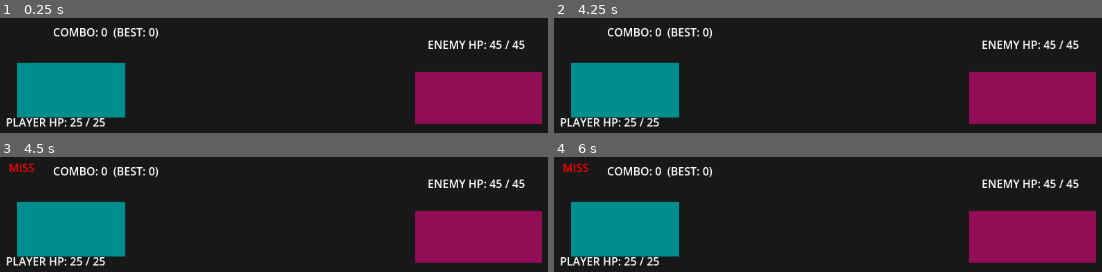
Above: before the commit, frames 1-4 (two rows, left to right).
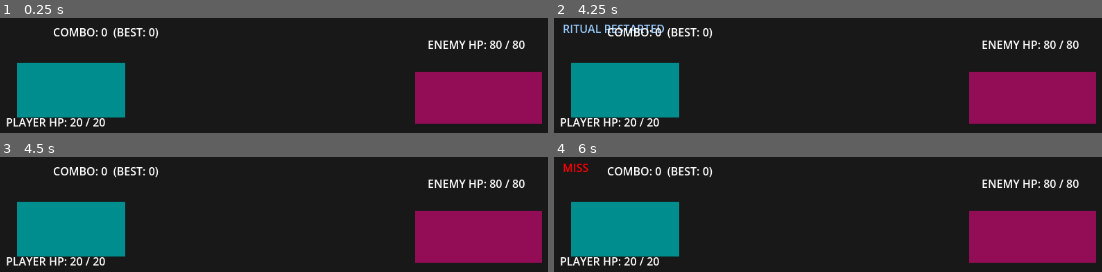
Above: after the commit, the same moments.

Repository: ResonantiaCollective/Project_Dissonance
Game: Godot game, scene res://scenes/test_scenes/TestArena.tscn
Same seed, same stepped clock (60 frames per second), same inputs: the game is played once before the commit and once after it.
Inputs:
- Up to frame 1 (0.25 s): no input
- Up to frame 2 (4.25 s): tap Enter at 0.5 s; hold Space (strike_on_beat) 0.53-1.28 s; tap R (restart_duel, bound only after the commit) at 1.25, 2, 2.75, 3.5, 4.15 s; tap Space (strike_on_beat) at 1.35, 2.85 s; hold Space (strike_on_beat) 2.03-2.78 s; hold Space (strike_on_beat) from 3.53 s (still down)
- Up to frame 3 (4.5 s): release Space (strike_on_beat) at 4.28 s; tap Space (strike_on_beat) at 4.35 s
- Up to frame 4 (6 s): tap R (restart_duel, bound only after the commit) at 5 s; hold Space (strike_on_beat) 5.03-5.78 s; tap Space (strike_on_beat) at 5.85 s

The runs differ from the first frame. In frame 1, 0.3% of the frame differs, in the area x 13-96%, y 19-95%; in frame 2, 1.1%, in the area x 1-96%, y 5-95%; in frame 3, 0.5%; in frame 4, 0.3%.

Commit message:
ADD: Beat Dojo A1 — duel with restart ritual

Diff:
--- a/01_GODOT_PROJECT/resonantia-prototype/project.godot
+++ b/01_GODOT_PROJECT/resonantia-prototype/project.godot
@@ -26,6 +26,11 @@
 "events": [Object(InputEventKey,"resource_local_to_scene":false,"resource_name":"","device":0,"window_id":0,"alt_presse …(189 unchanged characters)…
 ]
 }
+restart_duel={
+"deadzone": 0.2,
+"events": [Object(InputEventKey,"resource_local_to_scene":false,"resource_name":"","device":0,"window_id":0,"alt_pressed":false,"shift_pressed":false,"ctrl_pressed":false,"meta_pressed":false,"pressed":false,"keycode":82,"physical_keycode":0,"key_label":0,"unicode":0,"location":0,"echo":false,"script":null)
+]
+}
 
 [rendering]
 
--- a/01_GODOT_PROJECT/resonantia-prototype/scenes/test_scenes/TestArena.tscn
+++ b/01_GODOT_PROJECT/resonantia-prototype/scenes/test_scenes/TestArena.tscn
@@ -28,7 +28,6 @@
 
 [node name="AudioStreamPlayer" type="AudioStreamPlayer" parent="."]
 stream = ExtResource("2_rmtab")
-max_polyphony = 2
 bus = &"Spectrum"
 
 [node name="BeatFlash" type="ColorRect" parent="."]
--- a/01_GODOT_PROJECT/resonantia-prototype/scripts/core/test_arena.gd
+++ b/01_GODOT_PROJECT/resonantia-prototype/scripts/core/test_arena.gd
@@ -21,11 +21,11 @@
 var combo: int = 0
 var best_combo: int = 0
 
-var enemy_max_hp: int = 45
+var enemy_max_hp: int = 80
 var enemy_hp: int = enemy_max_hp
 var enemy_alive: bool = true
 
-var player_max_hp: int = 25
+var player_max_hp: int = 20
 var player_hp: int = player_max_hp
 var player_alive: bool = true
 
@@ -33,25 +33,26 @@
 const PERFECT_WINDOW := 0.03
 const GOOD_WINDOW := 0.09
 
-var beat_counter: int = 0
-var enemy_attack_interval_beats: int = 8  # enemy attacks every 8 beats
-var enemy_attack_damage: int = 3
+var beat_count: int = 0
+var enemy_attack_every_n_beats: int = 8  # enemy attacks every X beats
 
 func _ready() -> void:
-	print("Resonantia A6 — Enemy Counterattacks Online.")
+	print("Resonantia A6 — Duel + Restart Dojo Online.")
 
 	var bus_index := AudioServer.get_bus_index("Spectrum")
 	if bus_index != -1:
 		spectrum = AudioServer.get_bus_effect_instance(bus_index, 0)
+		if spectrum == null:
+			push_error("SpectrumAnalyzer instance is null. Check Spectrum bus.")
 
 	audio_player.play()
-	label.text = ""
-	feedback.text = ""
-
 	_reset_pulse()
+	_reset_duel_visuals()
 	_update_combo_label()
 	_update_enemy_hp_label()
 	_update_player_hp_label()
+	label.text = ""
+	feedback.text = ""
 
 func _process(delta: float) -> void:
 	if spectrum == null:
@@ -69,36 +70,30 @@
 
 	var was_on_beat := beat_state
 
-	# Beat detection
 	if energy > beat_threshold:
 		beat_state = true
 		pulse_strength = 1.0
+
 		if not was_on_beat:
-			# Rising edge = new beat
 			label.text = "BEAT"
 			last_beat_time = Time.get_ticks_msec() / 1000.0
-			_on_new_beat()
+			_on_beat_pulse()
 	else:
 		beat_state = false
 		label.text = ""
 
-	# Screen pulse fade-out
 	pulse_strength = max(pulse_strength - pulse_decay * delta, 0.0)
 	pulse_rect.modulate.a = pulse_strength * 0.25
 
-func _on_new_beat() -> void:
-	beat_counter += 1
-
-	if player_alive and enemy_alive:
-		# Enemy attacks every N beats
-		if beat_counter % enemy_attack_interval_beats == 0:
-			_enemy_attack_player()
-
 func _input(event: InputEvent) -> void:
+	if event.is_action_pressed("restart_duel"):
+		_restart_duel()
+		return
+
 	if event.is_action_pressed("strike_on_beat"):
 		if not player_alive:
 			feedback.text = "YOU FALL INTO DISSONANCE"
-			feedback.modulate = Color(1, 0.4, 0.4)
+			feedback.modulate = Color(1, 0.5, 0.5)
 			await get_tree().create_timer(0.4).timeout
 			feedback.text = ""
 			return
@@ -111,18 +106,27 @@
 
 		match timing:
 			"PERFECT":
-				var dmg := _calculate_damage(2, 1.5)
-				_apply_enemy_damage(dmg)
+				var dmg_perfect := _calculate_damage(2, 1.5)
+				_apply_enemy_damage(dmg_perfect)
 				_good_feedback("PERFECT", Color(0, 1, 1))
 			"GOOD":
-				var dmg := _calculate_damage(1, 1.0)
-				_apply_enemy_damage(dmg)
+				var dmg_good := _calculate_damage(1, 1.0)
+				_apply_enemy_damage(dmg_good)
 				_good_feedback("GOOD", Color(0, 1, 0))
 			"MISS":
 				combo = 0
 				_update_combo_label()
 				_miss_feedback()
 
+func _on_beat_pulse() -> void:
+	if not enemy_alive or not player_alive:
+		return
+
+	beat_count += 1
+
+	if beat_count % enemy_attack_every_n_beats == 0:
+		_enemy_attack_player(1)
+
 func _classify_timing() -> String:
 	if last_beat_time < 0.0:
 		return "MISS"
@@ -159,28 +163,25 @@
 	var flash_color := Color(1, 1, 0) if amount >= 3 else Color(1, 0, 0)
 	enemy_rect.modulate = flash_color
 	await get_tree().create_timer(0.1).timeout
-	enemy_rect.modulate = Color(1, 1, 1, 1)
+	enemy_rect.modulate = Color(1, 1, 1, enemy_rect.modulate.a)
 
 	if enemy_hp == 0:
 		enemy_alive = false
 		_enemy_defeated_feedback()
 
-func _enemy_attack_player() -> void:
+func _enemy_attack_player(amount: int) -> void:
 	if not player_alive:
 		return
 
-	player_hp = max(player_hp - enemy_attack_damage, 0)
+	player_hp = max(player_hp - amount, 0)
 	_update_player_hp_label()
 
-	# Flash player on hit
 	var original := player_rect.modulate
 	player_rect.modulate = Color(1, 0.5, 0.5)
-	await get_tree().create_timer(0.1).timeout
+	feedback.text = "ENEMY STRIKE"
+	feedback.modulate = Color(1, 0.6, 0.2)
+	await get_tree().create_timer(0.2).timeout
 	player_rect.modulate = original
-
-	feedback.text = "ENEMY STRIKES"
-	feedback.modulate = Color(1, 0.6, 0.2)
-	await get_tree().create_timer(0.25).timeout
 	feedback.text = ""
 
 	if player_hp == 0:
@@ -189,13 +190,9 @@
 
 func _on_player_defeated() -> void:
 	feedback.text = "YOU FALL INTO DISSONANCE"
-	feedback.modulate = Color(1, 0.2, 0.2)
+	feedback.modulate = Color(1, 0.3, 0.3)
 	print("Player defeated.")
-
-	# Dim the screen a bit
-	pulse_rect.modulate.a = 0.4
-
-	await get_tree().create_timer(0.7).timeout
+	await get_tree().create_timer(0.6).timeout
 	feedback.text = ""
 
 func _enemy_defeated_feedback() -> void:
@@ -230,3 +227,30 @@
 	var c := pulse_rect.modulate
 	c.a = 0.0
 	pulse_rect.modulate = c
+
+func _reset_duel_visuals() -> void:
+	enemy_rect.modulate = Color(1, 1, 1, 1)
+	player_rect.modulate = Color(1, 1, 1, 1)
+	enemy_rect.modulate.a = 1.0
+
+func _restart_duel() -> void:
+	print("Restarting duel.")
+	combo = 0
+	# best_combo persists between runs
+	enemy_hp = enemy_max_hp
+	player_hp = player_max_hp
+	enemy_alive = true
+	player_alive = true
+	beat_count = 0
+	last_beat_time = -1.0
+
+	_reset_pulse()
+	_reset_duel_visuals()
+	_update_combo_label()
+	_update_enemy_hp_label()
+	_update_player_hp_label()
+
+	feedback.text = "RITUAL RESTARTED"
+	feedback.modulate = Color(0.6, 0.8, 1.0)
+	await get_tree().create_timer(0.3).timeout
+	feedback.text = ""
